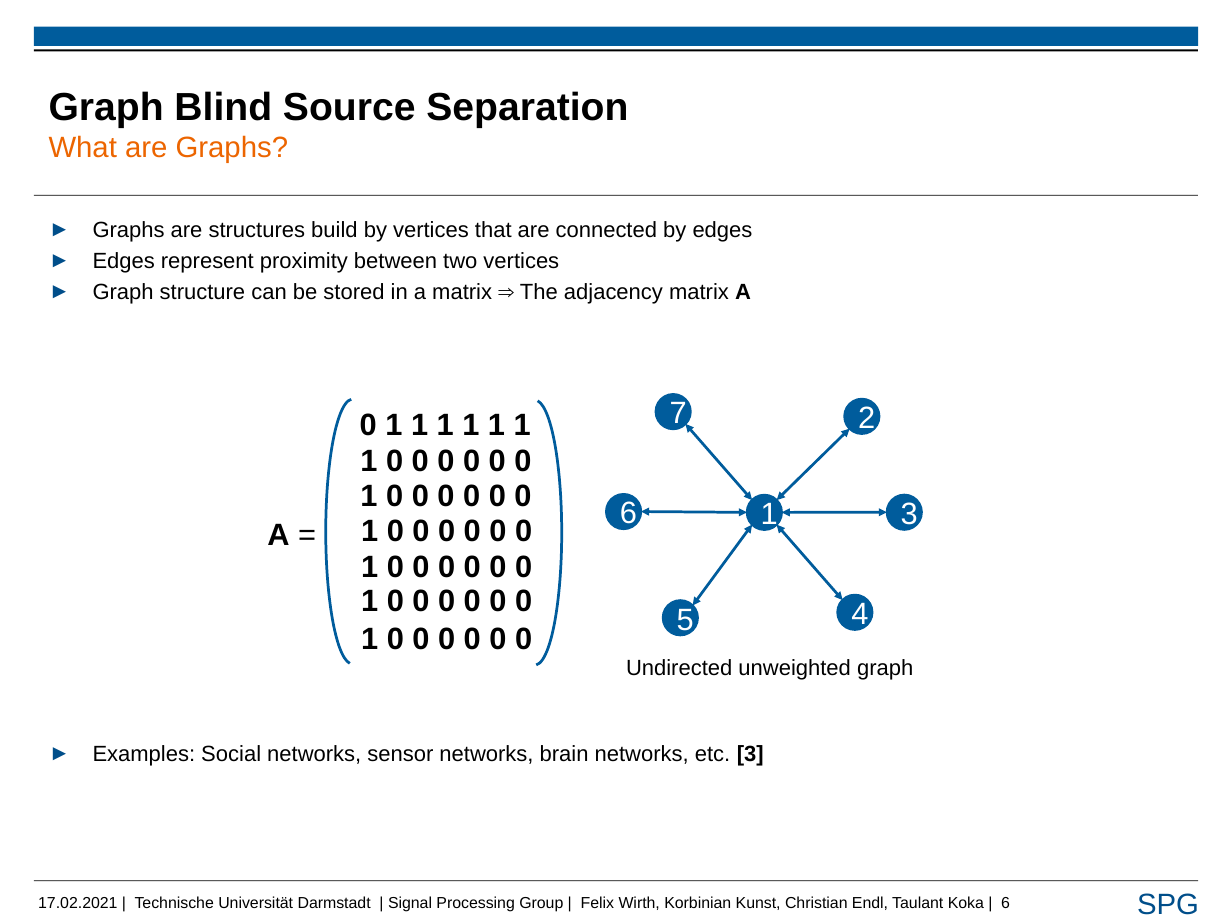
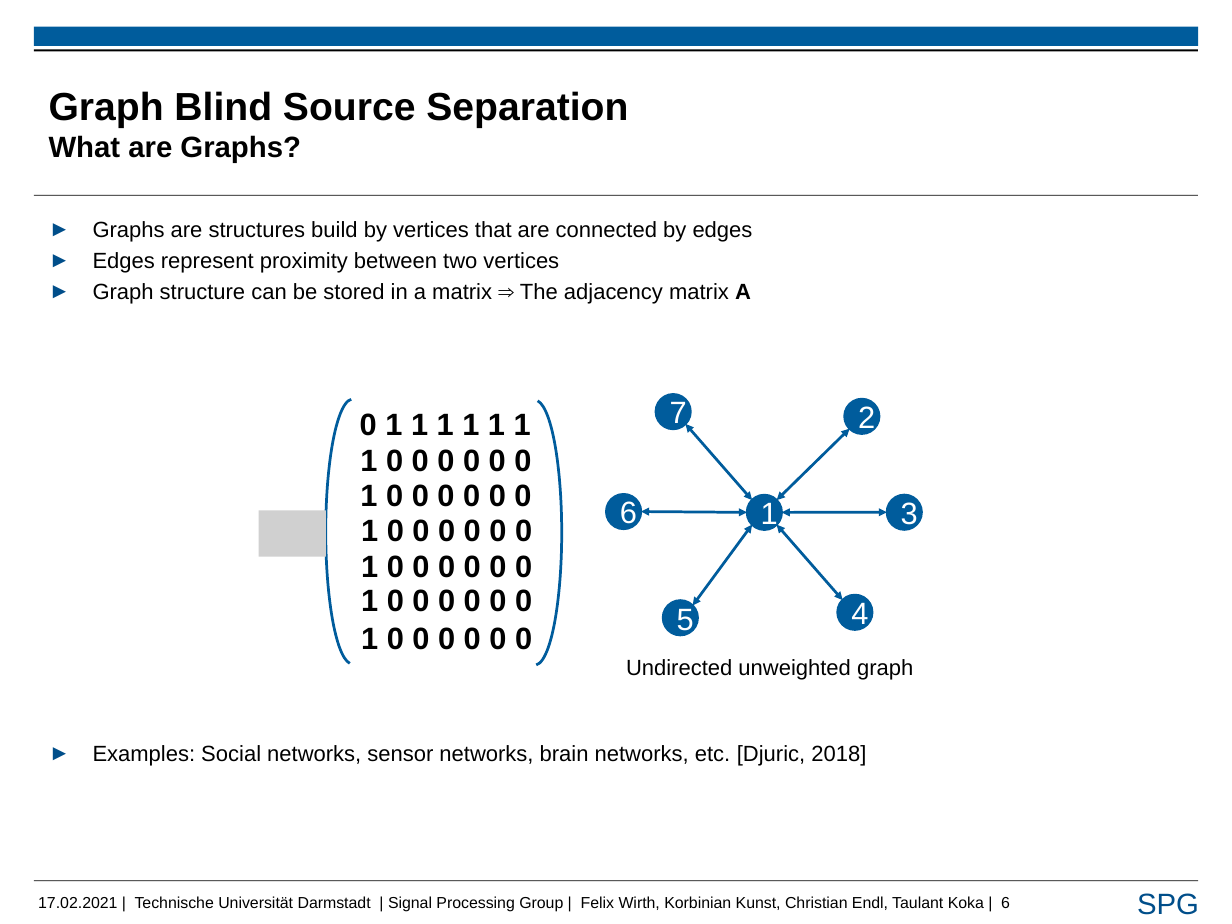
Before and after one commit to FelixUniDa/EEG-Project, a slide deck: slide 6 of Presentation/Taulant_pres_rsp.pptx. Drawn at 1232x924 pixels with LibreOffice and Linux fonts; fonts in the diff are those of the drawing; grey boxes stand for pictures; background and template pictures are left out. Boxes give left, top, right and bottom in pixels: in the first picture for what was removed or moved away, otherwise in the second. Text is boxed around its words. In the diff, an @@ line names an element or a change of style, - is before the commit and + after.

```diff
--- a/Presentation/Taulant_pres_rsp.pptx
+++ b/Presentation/Taulant_pres_rsp.pptx
@@ title "Graph Blind Source Separation What ..." at bbox=[49, 91, 628, 163]: text colour #EC6500 to #000000, bold on in "What are Graphs?" @@
@@ picture added at bbox=[259, 510, 326, 557] @@
@@ text removed at bbox=[267, 523, 289, 545] @@
-A =
@@ text at bbox=[93, 745, 866, 766]: text changed @@
-► Examples: Social networks, sensor networks, brain networks, etc. [3]
+► Examples: Social networks, sensor networks, brain networks, etc. [Djuric, 2018]
```
Also in this commit, not shown: 14 other slides changed.
